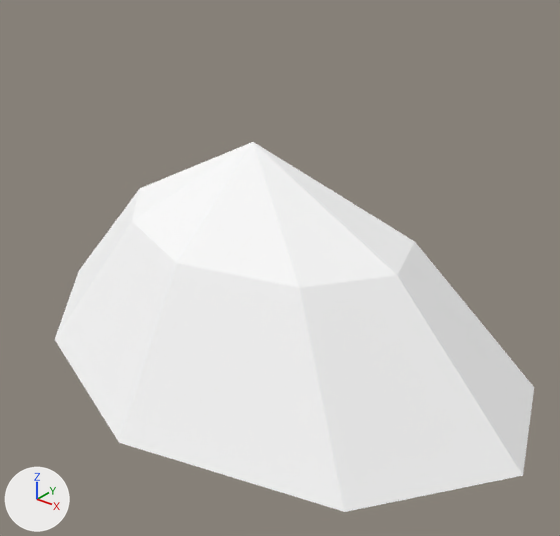
An edit to the glTF model minescat-lowpoly/models/glb/Cart_Pile.glb, drawn before and after from the same camera.
Before and after are seen from a 50 mm camera at (0.887, -0.987, 0.843) aimed at (0.09, 0.009, 0.225). The lights are fixed; the arrows at lower left show +X, +Y and +Z. The older version comes first. Vertices at exactly the same position are counted once.

Names of what the first picture shows: 'OrePile_3'.
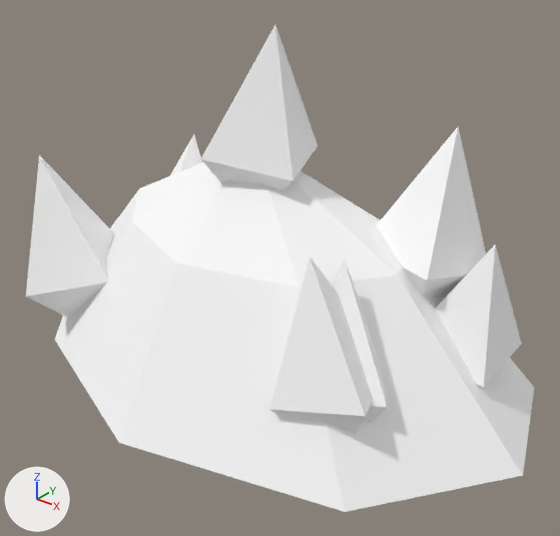
Boxes (x1, y1, x2, y2) around the edits, measured in the pictures (560 x 536 px):
'OrePile_3', reshaped (6% wider, 32% taller)
    before: (55, 142, 534, 512)
    after: (26, 24, 534, 512)
'OrePile_2', reshaped (not visible before)
    after: (170, 134, 522, 433)
part 1 of me_orepile_1_001, added
    after: (289, 259, 387, 423)
part 2 of me_orepile_2_001, added
    after: (269, 245, 522, 433)
part 3 of me_orepile_2_001, added
    after: (170, 134, 202, 176)
part 4 of me_orepile_3_001, added
    after: (26, 24, 486, 318)

What changed in the scene script:
```text
Change me_orepile_1_001:
    used by ob_orepile_1; location = (0.0, 0.0, 0.0)
    verts and faces of me_orepile_1_001; kept vertices keep their numbers, new ones are numbered from 17
    remove me_orepile_1_001.from_pydata(...)  # 17 vertices, 24 faces; spans x -0.58..0.58, y -0.33..0.331, z 0.0..0.123
    add me_orepile_1_001.from_pydata(...)  # 29 vertices, 40 faces; spans x -0.58..0.58, y -0.33..0.331, z 0.0..0.334
    me_orepile_1_001 part 1
    add verts[17] = (0.217, 0.18, 0.107)
    add verts[18] = (0.206, 0.039, 0.111)
    add verts[19] = (0.346, 0.03, 0.133)
    add verts[20] = (0.356, 0.171, 0.129)
    add verts[21] = (0.251, 0.114, 0.316)
    add verts[22] = (0.3, 0.1, 0.0)
    add verts[23] = (0.205, -0.089, 0.113)
    add verts[24] = (0.284, -0.211, 0.141)  # pixel (289, 401)
    add verts[25] = (0.409, -0.13, 0.141)  # pixel (386, 406)
    add verts[26] = (0.329, -0.008, 0.113)
    add verts[27] = (0.285, -0.077, 0.334)  # pixel (344, 258)
    add verts[28] = (0.32, -0.13, 0.0)
    add faces += [(17, 18, 21), (18, 19, 21), (19, 20, 21), (17, 21, 20), (17, 22, 18), (18, 22, 19)]
    add faces += [(19, 22, 20), (17, 20, 22), (23, 24, 27), (24, 25, 27), (25, 26, 27), (23, 27, 26)]
    add faces += [(23, 28, 24), (24, 28, 25), (25, 28, 26), (23, 26, 28)]
Change me_orepile_2_001:
    used by ob_orepile_2; location = (0.0, 0.0, 0.0)
    remove me_orepile_2_001.from_pydata(...)  # 17 vertices, 24 faces; spans x -0.58..0.58, y -0.33..0.331, z 0.0..0.245
    add me_orepile_2_001.from_pydata(...)  # 35 vertices, 48 faces; spans x -0.58..0.58, y -0.33..0.331, z 0.0..0.375
    me_orepile_2_001 part 2: 12 vertices added at x 0.21..0.482, y -0.224..0.212, z 0.0..0.354
    me_orepile_2_001 part 3: 6 vertices added at x -0.404..-0.177, y 0.024..0.248, z 0.0..0.375
Change me_orepile_3_001:
    used by ob_orepile_3; location = (0.0, 0.0, 0.0)
    remove me_orepile_3_001.from_pydata(...)  # 17 vertices, 24 faces; spans x -0.58..0.58, y -0.33..0.331, z 0.0..0.45
    add me_orepile_3_001.from_pydata(...)  # 35 vertices, 48 faces; spans x -0.58..0.58, y -0.33..0.331, z 0.0..0.653
    me_orepile_3_001 part 4
    18 vertices are added at x -0.44..0.41, y -0.251..0.238, z 0.0..0.653
    24 new faces join them
```
